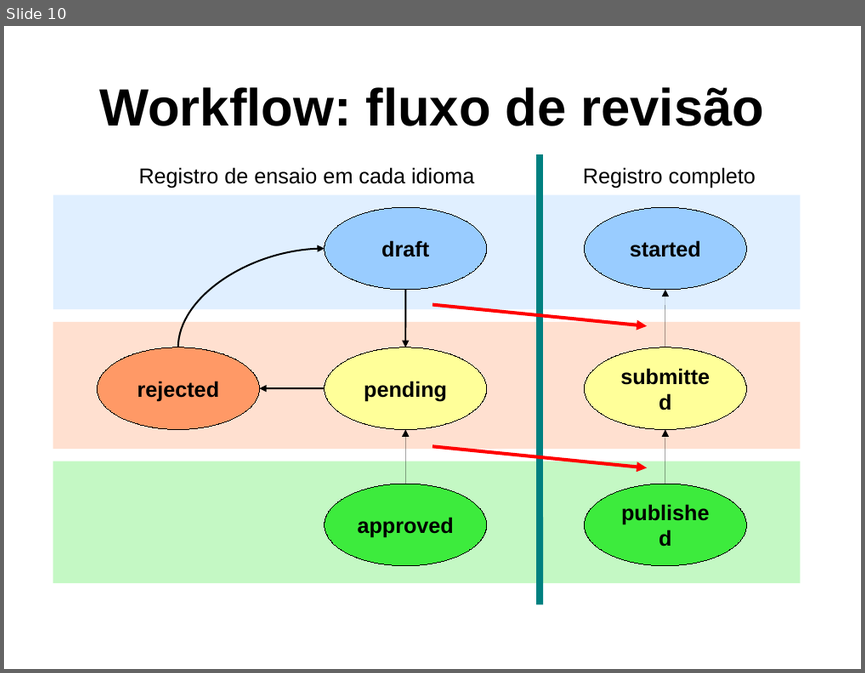
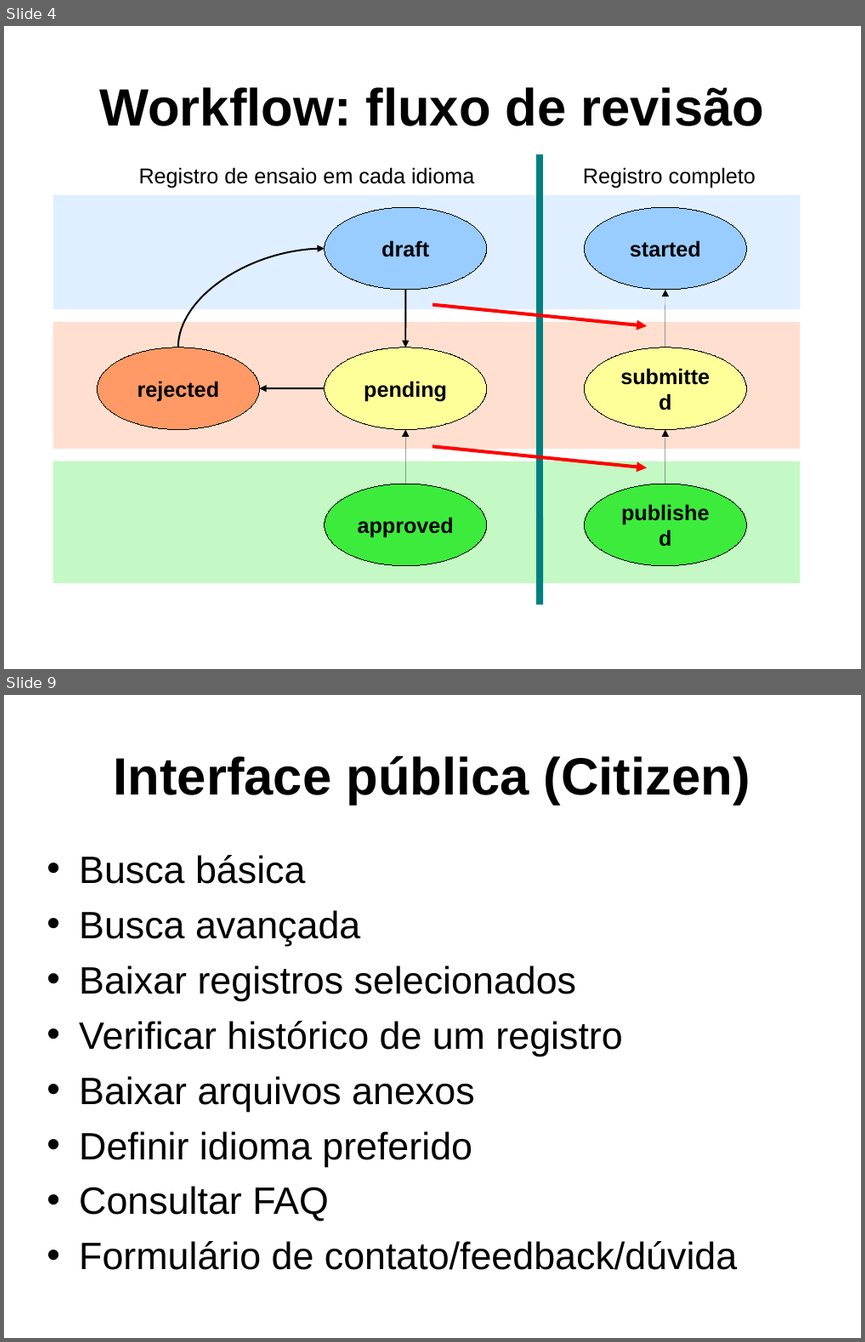
Before and after one commit to frac/opentrials, a slide deck: docs/fiocruz-2009-11.odp. Shown one above the other, each under a label of ours: slide 10 before the commit, slides 4 and 9 after it; the slides between them are not shown. The pictures are 865x673 and 865x1342 pixels, drawn with LibreOffice and Linux fonts; fonts in the diff are those of the drawing; background and template pictures are left out. Boxes give left, top, right and bottom in pixels: in the first picture for what was removed or moved away, otherwise in the second. Text is boxed around its words. In the diff, an @@ line names an element or a change of style, - is before the commit and + after.

```diff
--- a/docs/fiocruz-2009-11.odp
+++ b/docs/fiocruz-2009-11.odp
@@ slide 9 added at [4,695,861,1338], background picture (left out) @@
@@ title added at [114,755,750,805], 44 pt, text #000000, bold @@
+Interface pública (Citizen)
@@ text added at [79,855,737,1270], 32 pt, text #000000 @@
+• Busca básica
+• Busca avançada
+• Baixar registros selecionados
+• Verificar histórico de um registro
+• Baixar arquivos anexos
+• Definir idioma preferido
+• Consultar FAQ
+• Formulário de contato/feedback/dúvida
@@ what was slide 10 is now slide 4 @@
```
Also in this commit, not shown: 2 slides changed, 5 other slides added, 6 slides removed, 2 other files.
